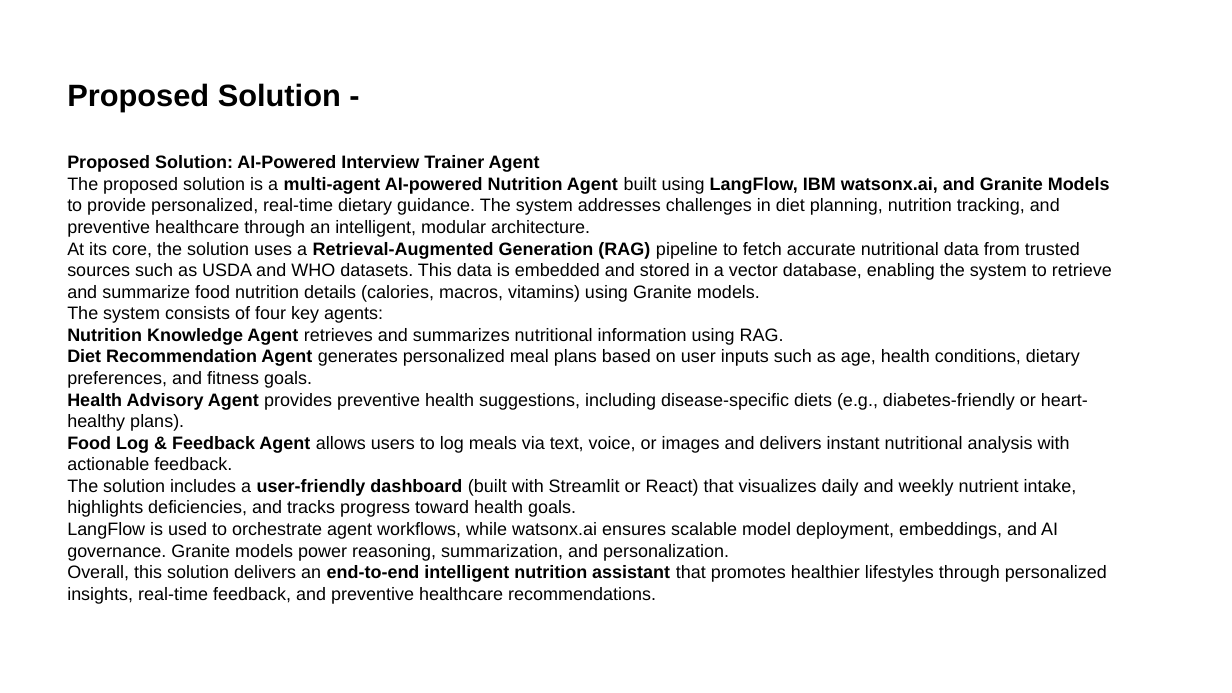
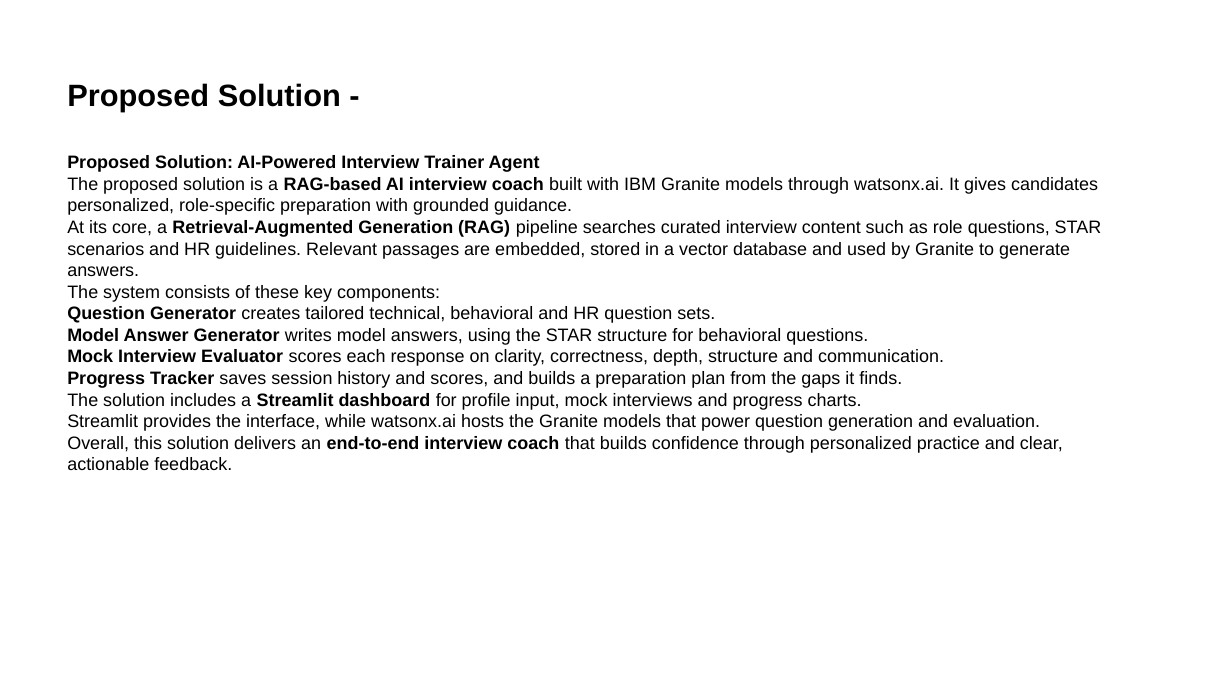
Before and after one commit to udhaya-0811/Interview-Trainer-Agent-Project, a slide deck: slide 4 of Interview_Trainer_Agent_Submission.pptx. Drawn at 1232x693 pixels with LibreOffice and Linux fonts; fonts in the diff are those of the drawing. Boxes give left, top, right and bottom in pixels: in the first picture for what was removed or moved away, otherwise in the second. Text is boxed around its words. In the diff, an @@ line names an element or a change of style, - is before the commit and + after.

Commit message:
Add PPTX presentation, problem statement PDF, and token usage tracking
- Interview_Trainer_Agent_Submission.pptx: fully filled 16-slide presentation
- Problem_Statement_22_Interview_Trainer_Agent.pdf: problem statement
- granite_client.py: added token usage tracking (input/output/total per session)

```diff
--- a/Interview_Trainer_Agent_Submission.pptx
+++ b/Interview_Trainer_Agent_Submission.pptx
@@ text at (67, 177, 1102, 470): text changed @@
-The proposed solution is a multi-agent AI-powered Nutrition Agent built using LangFlow, IBM watsonx.ai, and Granite Models to provide personalized, real-time dietary guidance. The system addresses challenges in diet planning, nutrition tracking, and preventive healthcare through an intelligent, modular architecture.
-At its core, the solution uses a Retrieval-Augmented Generation (RAG) pipeline to fetch accurate nutritional data from trusted sources such as USDA and WHO datasets. This data is embedded and stored in a vector database, enabling the system to retrieve and summarize food nutrition details (calories, macros, vitamins) using Granite models.
-The system consists of four key agents:
-Nutrition Knowledge Agent retrieves and summarizes nutritional information using RAG.
-Diet Recommendation Agent generates personalized meal plans based on user inputs such as age, health conditions, dietary preferences, and fitness goals.
-Health Advisory Agent provides preventive health suggestions, including disease-specific diets (e.g., diabetes-friendly or heart-healthy plans).
-Food Log & Feedback Agent allows users to log meals via text, voice, or images and delivers instant nutritional analysis with actionable feedback.
-The solution includes a user-friendly dashboard (built with Streamlit or React) that visualizes daily and weekly nutrient intake, highlights deficiencies, and tracks progress toward health goals.
-LangFlow is used to orchestrate agent workflows, while watsonx.ai ensures scalable model deployment, embeddings, and AI governance. Granite models power reasoning, summarization, and personalization.
-Overall, this solution delivers an end-to-end intelligent nutrition assistant that promotes healthier lifestyles through personalized insights, real-time feedback, and preventive healthcare recommendations.
+The proposed solution is a RAG-based AI interview coach built with IBM Granite models through watsonx.ai. It gives candidates personalized, role-specific preparation with grounded guidance.
+At its core, a Retrieval-Augmented Generation (RAG) pipeline searches curated interview content such as role questions, STAR scenarios and HR guidelines. Relevant passages are embedded, stored in a vector database and used by Granite to generate answers.
+The system consists of these key components:
+Question Generator creates tailored technical, behavioral and HR question sets.
+Model Answer Generator writes model answers, using the STAR structure for behavioral questions.
+Mock Interview Evaluator scores each response on clarity, correctness, depth, structure and communication.
+Progress Tracker saves session history and scores, and builds a preparation plan from the gaps it finds.
+The solution includes a Streamlit dashboard for profile input, mock interviews and progress charts.
+Streamlit provides the interface, while watsonx.ai hosts the Granite models that power question generation and evaluation.
+Overall, this solution delivers an end-to-end interview coach that builds confidence through personalized practice and clear, actionable feedback.
```
Also in this commit, not shown: 11 other slides changed, 2 slides added, 3 slides removed, 2 other files.
